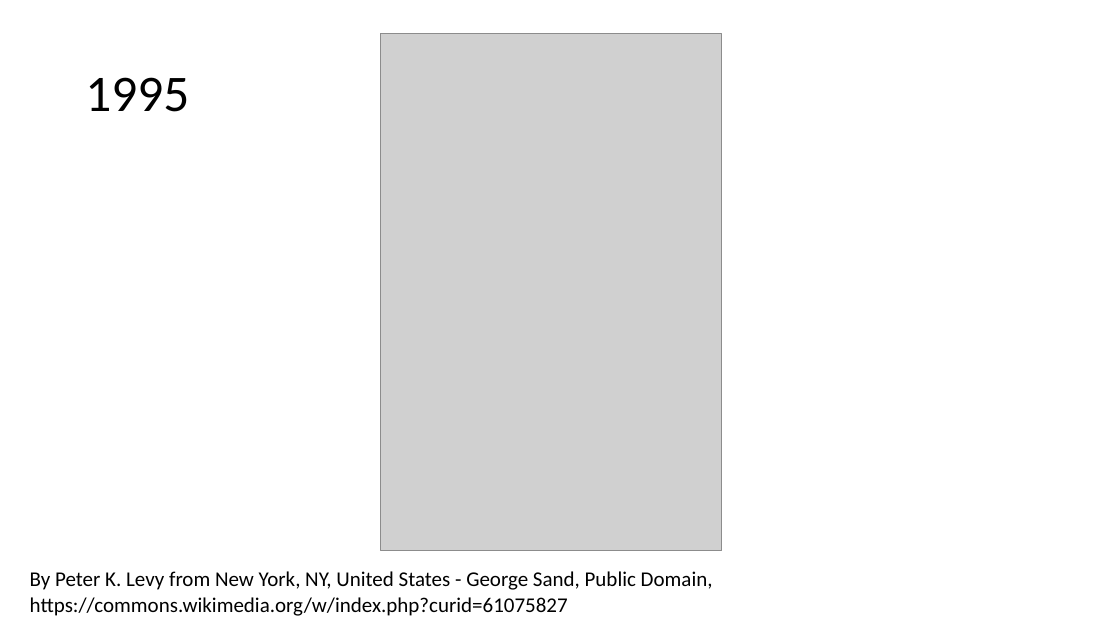
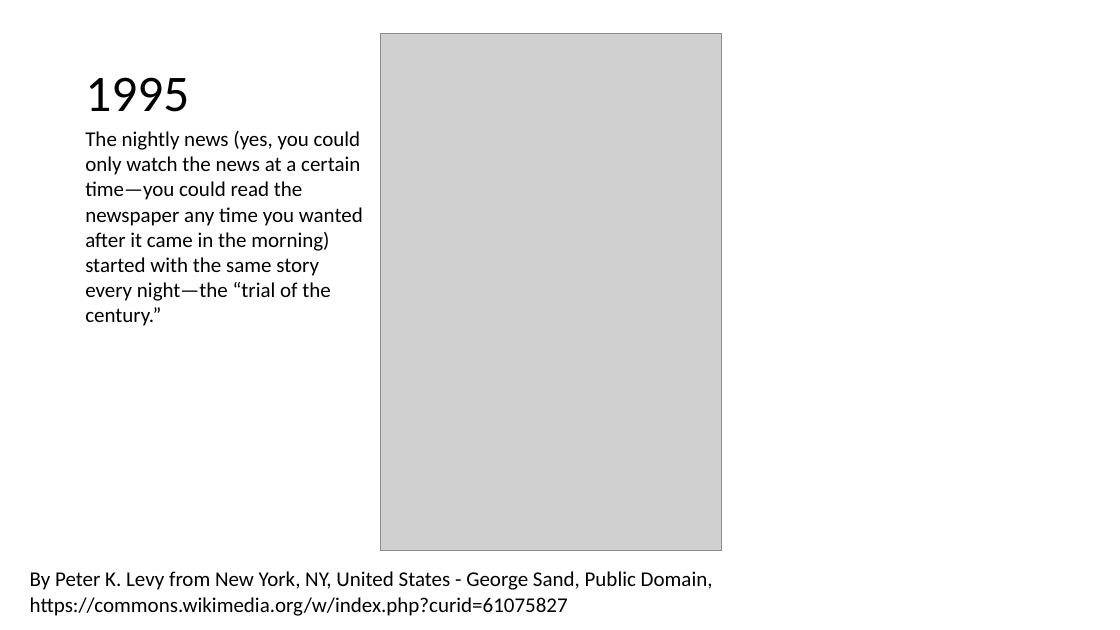
Before and after one commit to CS3550/Fall2020, a slide deck: slide 7 of Network Parts and Terms.pptx (slide 6 before the commit). Drawn at 1120x630 pixels with LibreOffice and Linux fonts; fonts in the diff are those of the drawing; grey boxes stand for pictures; background and template pictures are left out. Boxes give left, top, right and bottom in pixels: in the first picture for what was removed or moved away, otherwise in the second. Text is boxed around its words. In the diff, an @@ line names an element or a change of style, - is before the commit and + after.

```diff
--- a/Network Parts and Terms.pptx
+++ b/Network Parts and Terms.pptx
@@ text added at [85, 131, 363, 326], 18 pt, text #000000 @@
+The nightly news (yes, you could only watch the news at a certain time—you could read the newspaper any time you wanted after it came in the morning) started with the same story every night—the “trial of the century.”
```
Also in this commit, not shown: 4 other slides changed, 1 slide added.
